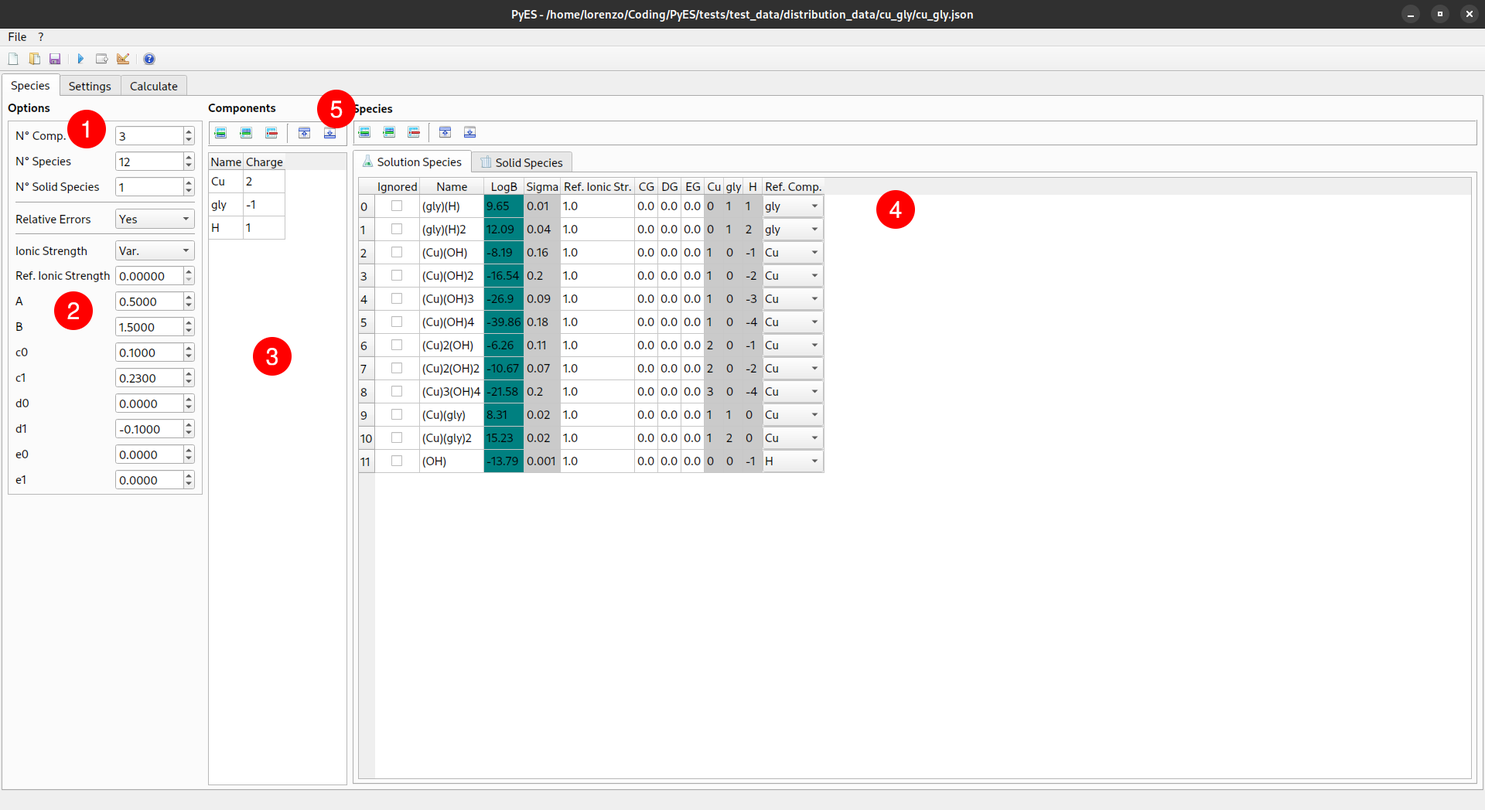
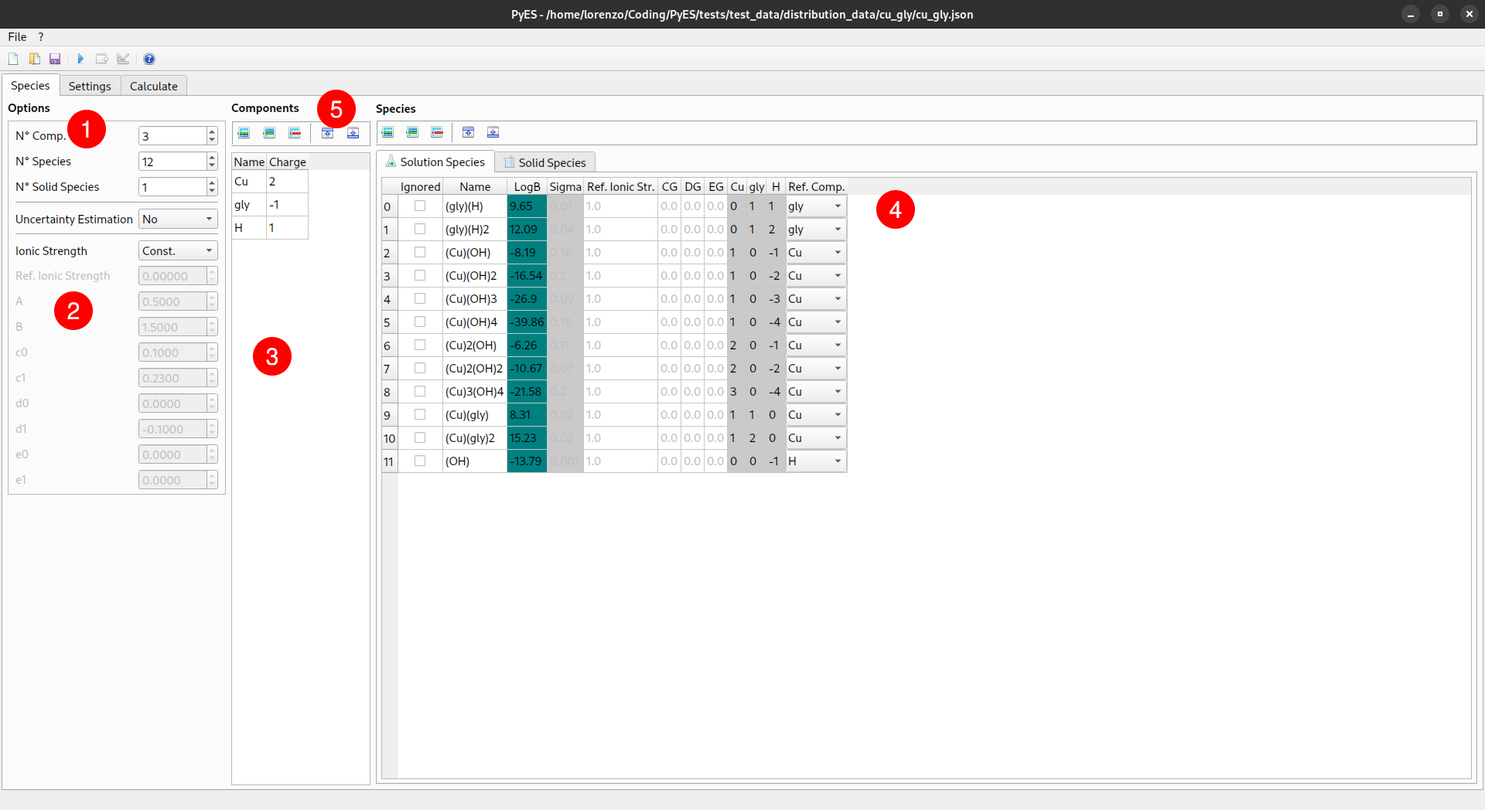
Comparing the layer stacks of the two 1485 x 810 images. Changes:
painted on "species.png" over [15, 53, 848, 786]
